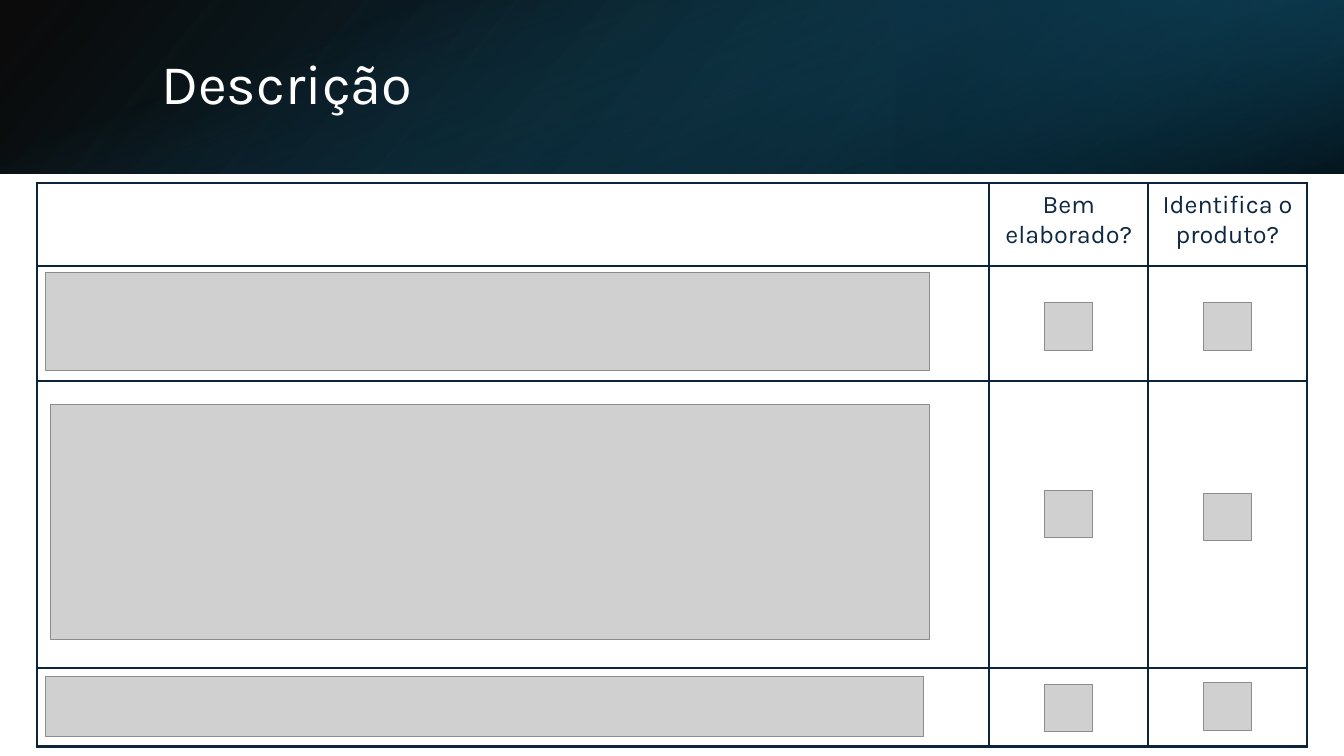
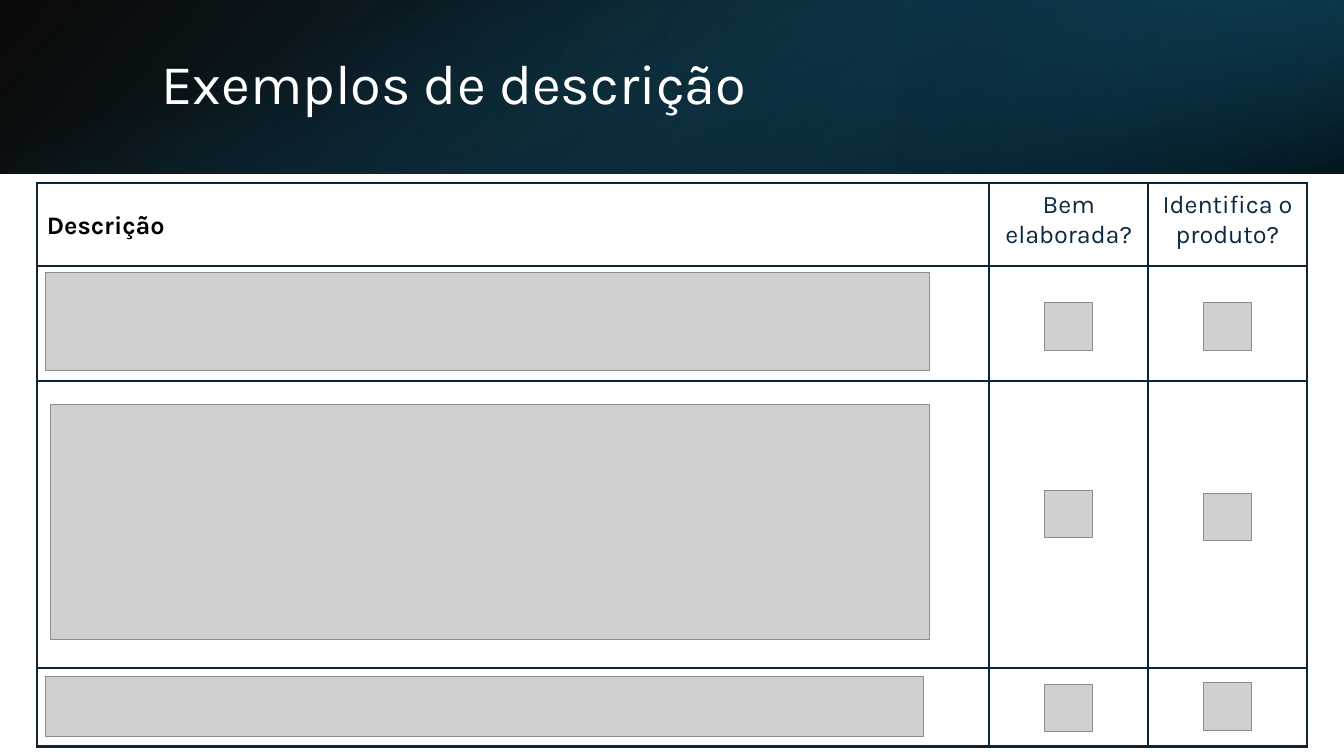
Before and after one commit to InovaFiscaliza/dados-pacp, a slide deck: slide 12 of sch/docs/Rotulagem de Anúncios.pptx (slide 10 before the commit). Drawn at 1344x756 pixels with LibreOffice and Linux fonts; fonts in the diff are those of the drawing; grey boxes stand for pictures. Boxes give left, top, right and bottom in pixels: in the first picture for what was removed or moved away, otherwise in the second. Text is boxed around its words. In the diff, an @@ line names an element or a change of style, - is before the commit and + after.

```diff
--- a/sch/docs/Rotulagem de Anúncios.pptx
+++ b/sch/docs/Rotulagem de Anúncios.pptx
@@ title at [161,65,746,117]: text changed @@
-Descrição
+Exemplos de descrição
@@ text in rectangle at [1005,197,1132,244]: text changed @@
-Bem elaborado?
+Bem elaborada?
@@ text in rectangle at [47,216,165,240]: text added @@
+Descrição
```
Also in this commit, not shown: 8 other slides changed, 4 slides added, 4 slides removed, 2 other files.
